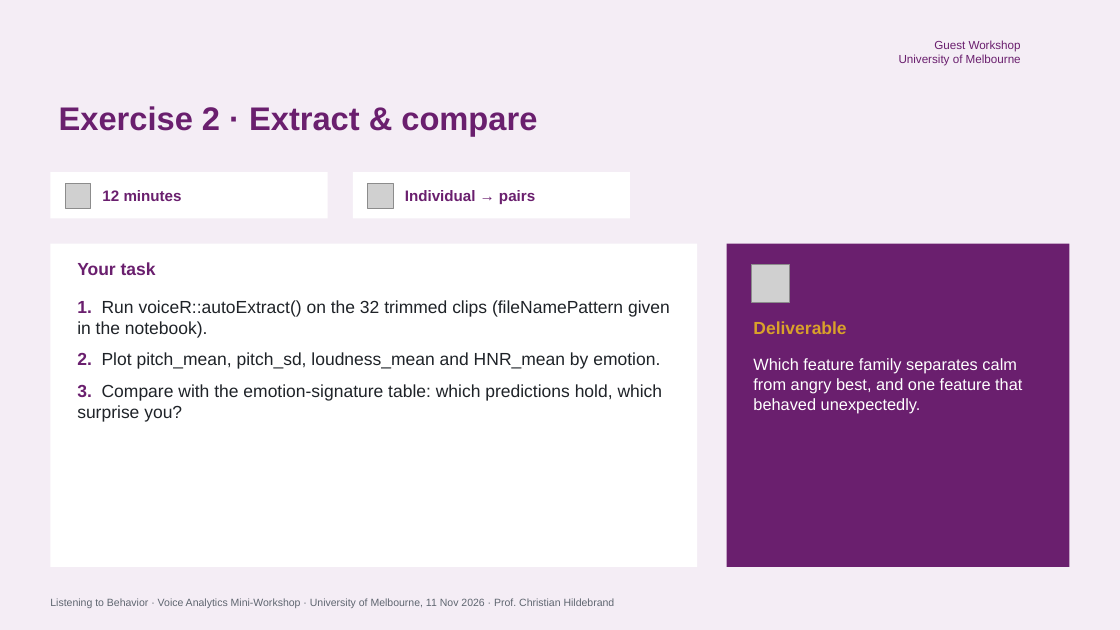
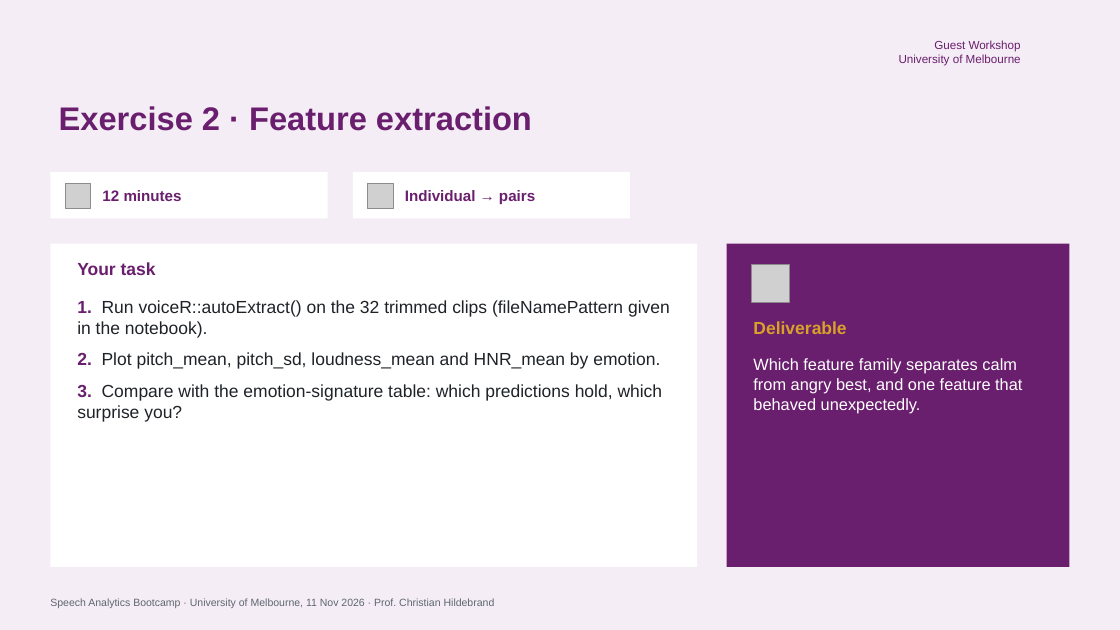
Before and after one commit to childebrand/Melbourne-Voice-2026, a slide deck: slide 26 of docs/slides/Melbourne_VoiceAnalytics_Slides.pptx. Drawn at 1120x630 pixels with LibreOffice and Linux fonts; fonts in the diff are those of the drawing; grey boxes stand for pictures; background and template pictures are left out. Boxes give left, top, right and bottom in pixels: in the first picture for what was removed or moved away, otherwise in the second. Text is boxed around its words. In the diff, an @@ line names an element or a change of style, - is before the commit and + after.

```diff
--- a/docs/slides/Melbourne_VoiceAnalytics_Slides.pptx
+++ b/docs/slides/Melbourne_VoiceAnalytics_Slides.pptx
@@ title at (59, 106, 532, 131): text changed @@
-Exercise 2 · Extract & compare
+Exercise 2 · Feature extraction
@@ text at (50, 598, 495, 608): text changed @@
-Listening to Behavior · Voice Analytics Mini-Workshop · University of Melbourne, 11 Nov 2026 · Prof. Christian Hildebrand
+Speech Analytics Bootcamp · University of Melbourne, 11 Nov 2026 · Prof. Christian Hildebrand
```
Also in this commit, not shown: 29 other slides changed, 1 other file.
